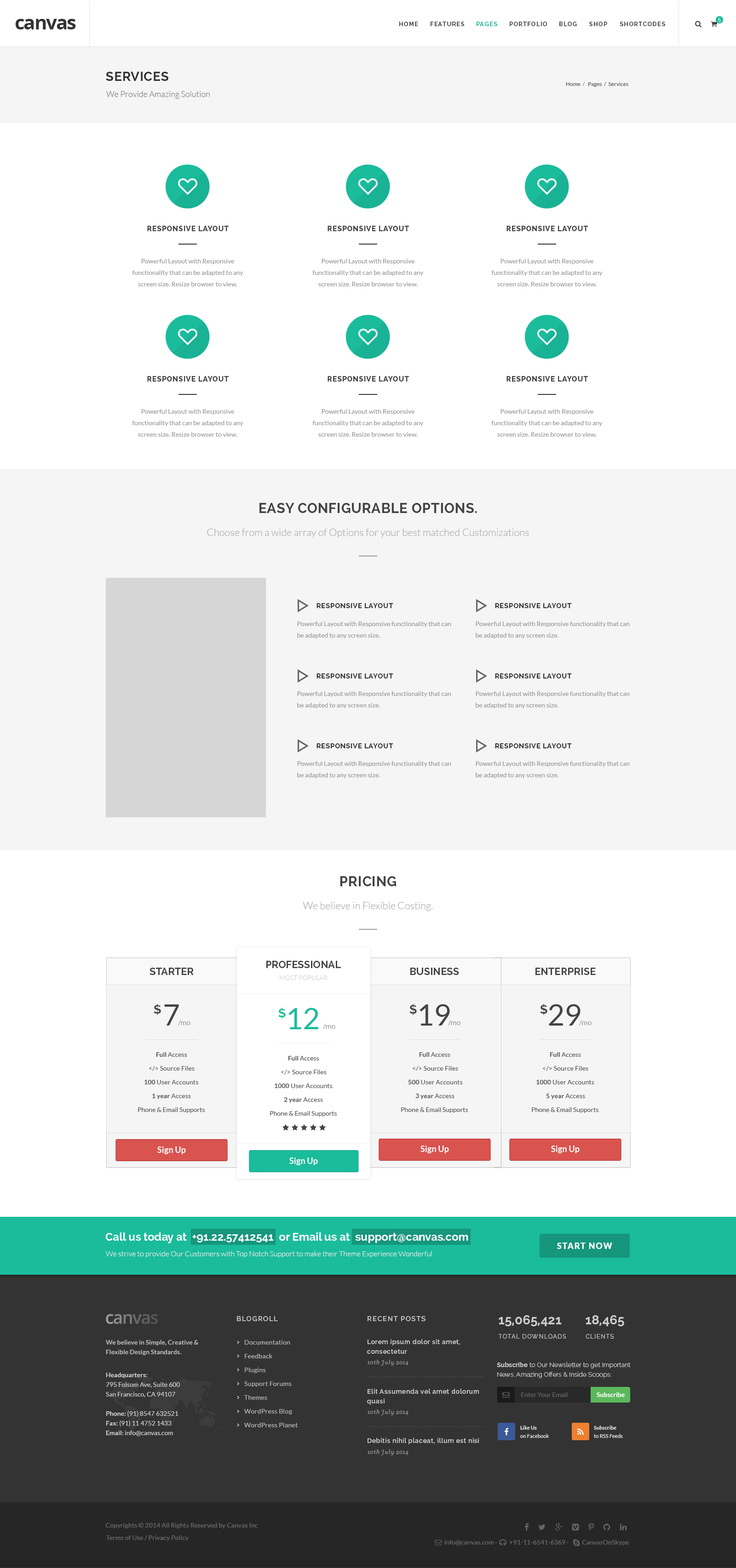
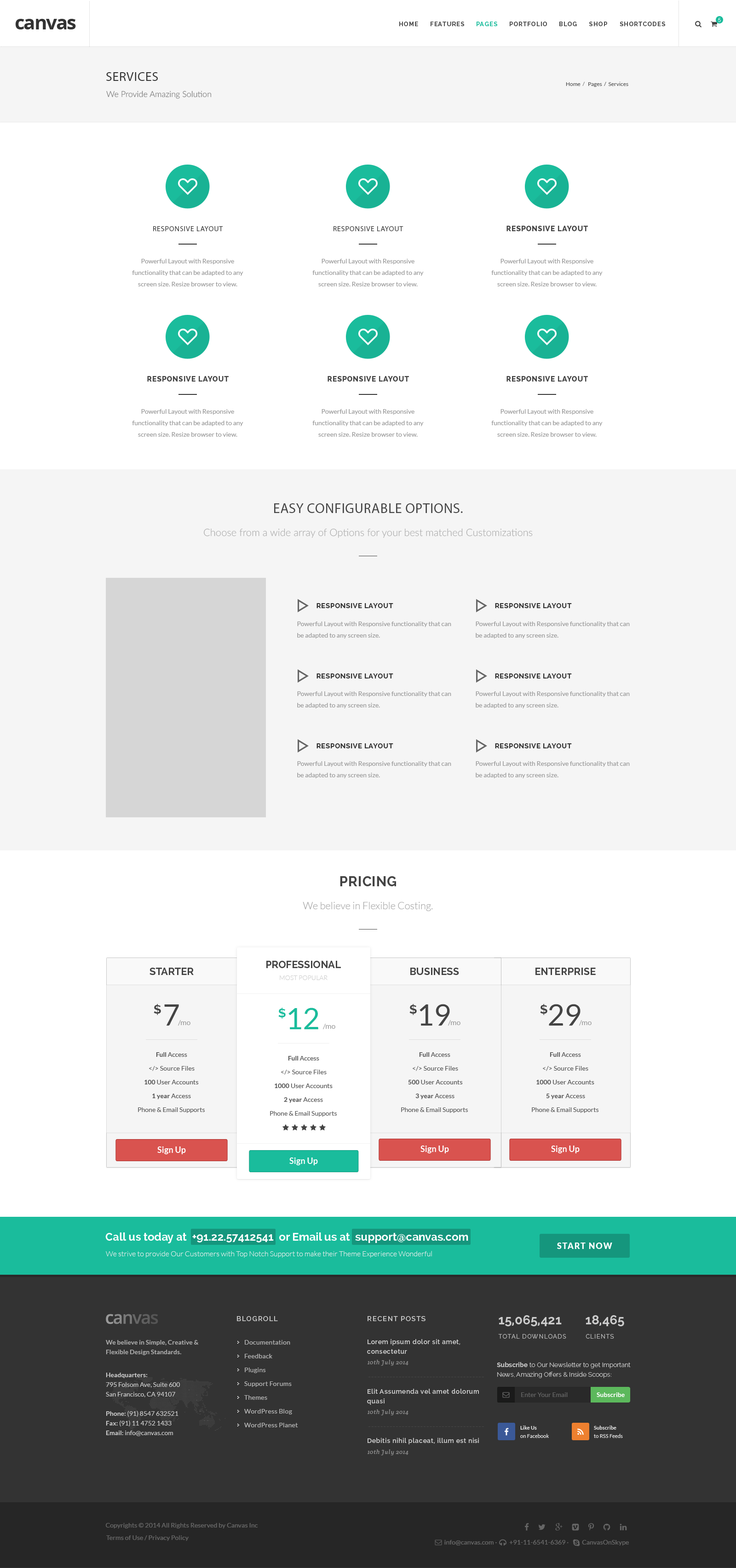
Revision of a layered w=736, h=1568 image; what changed, layer by layer:
unmasked "bg" (1st of 2, in "Header" › "backgroud") over [15,17,721,30]
moved "Content" above "Page-Title" over [105,189,612,1258]
painted on "Responsive Layout" (5th of 6, in "Content" › "Services" › "Group 28 copy") over [327,225,409,232]
painted on "Responsive Layout" (6th of 6, in "Content" › "Services" › "Group 28") over [147,225,229,232]
painted on "EASY CONFIGURABLE OPTIONS. Choose from a wide array of Options" over [203,502,533,538]
unmasked "Rectangle 3" over [203,502,572,749]
painted on "Rounded Rectangle 4", unmasked it over [267,960,341,1166]
painted on "Rounded Rectangle 3 copy 2", unmasked it over [149,967,194,976]
painted on "Rounded Rectangle 3", unmasked it over [144,967,199,1155]
painted on "Rounded Rectangle 3 copy 7" (1st of 2, in "Content" › "pricing" › "Business"), unmasked it over [411,967,459,976]
painted on "Rounded Rectangle 3 copy" (1st of 2, in "Content" › "pricing" › "Business"), unmasked it over [407,967,463,1154]
painted on "Rounded Rectangle 3 copy 7" (2nd of 2, in "Content" › "pricing" › "Enterprise"), unmasked it over [536,967,596,976]
painted on "Rounded Rectangle 3 copy" (2nd of 2, in "Content" › "pricing" › "Enterprise"), unmasked it over [535,967,596,1154]
painted on "Rounded Rectangle 3 copy 11", unmasked it over [556,1242,612,1249]
painted on "Rounded Rectangle 5 copy 9", unmasked it over [354,1232,468,1243]
painted on "Rounded Rectangle 5 copy 8", unmasked it over [192,1234,274,1243]
unmasked "Rounded Rectangle 4 copy 10" over [105,1232,612,1258]
painted on "We Provide Amazing Solution" over [106,90,211,99]
painted on "Services" (2nd of 2, in "Page-Title" › "Title") over [105,71,169,81]
unmasked "BG" (1st of 2, in "Page-Title") over [105,71,211,99]
unmasked "bg" (2nd of 2, in "Footer") over [105,1315,631,1456]
…and 9 more changes (9 mask, 9 painted)
